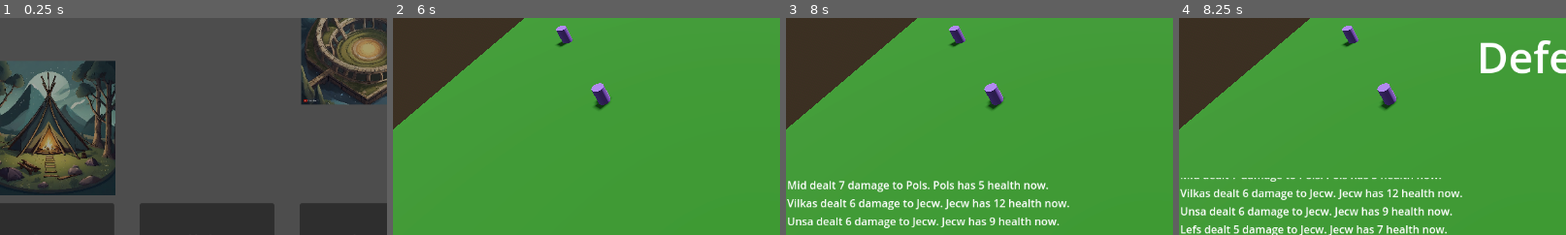
Above: before the commit, frames 1-4 (left to right).
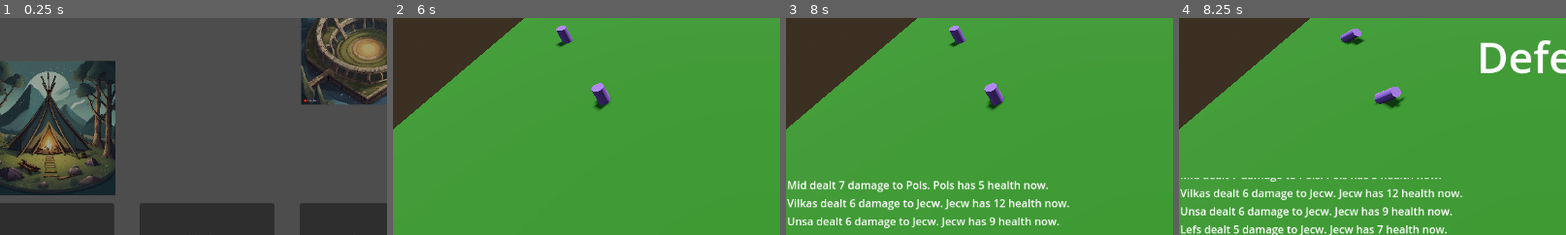
Above: after the commit, the same moments.

Repository: ualisars/ManagementPrototype
Game: Godot game, scene res://Interface/player_interface.tscn
Two runs of this game, one before a commit and one after it. Both use one fixed random seed, a clock stepped at 60 frames per second and the inputs below.
Inputs (mouse positions are % of the whole screen's width and height, from its top left):
- Up to frame 1 (0.25 s): no input
- Up to frame 2 (6 s): click "Camp" at 0.5 s; move the mouse to (72, 45) at 1.27 s; press the mouse at (72, 45) at 1.28 s; tap Enter at 2 s; move the mouse to (30, 55) at 2.02 s; release the mouse at (30, 55) at 2.03 s; click (30, 55) at 2.1 s; click "Back" at 2.75 s; click "Market" at 3.5 s; click "Arena" at 4.25 s; move the mouse to (60, 28) at 5.02 s; press the mouse at (60, 28) at 5.03 s; tap Space at 5.75 s; move the mouse to (45, 70) at 5.77 s; release the mouse at (45, 70) at 5.78 s; click (45, 70) at 5.85 s
- Up to frame 3 (8 s): tap Enter at 6.5 s; move the mouse to (80, 65) at 6.52 s; press the mouse at (80, 65) at 6.53 s; tap Space at 7.25 s; move the mouse to (20, 35) at 7.27 s; release the mouse at (20, 35) at 7.28 s; click (20, 35) at 7.35 s
- Up to frame 4 (8.25 s): tap Enter at 8 s; move the mouse to (55, 50) at 8.02 s; press the mouse at (55, 50) at 8.03 s
The pictures show only the part of the screen within x 3-53%, y 41-91%; the shares and areas given below are measured in that part.

Frames 1-3 are identical in both runs. In frame 4, 0.9% of the frame differs, in the area x 41-59%, y 3-43%.

Commit message:
add disable unit

Diff:
--- a/Characters/character.gd
+++ b/Characters/character.gd
@@ -5,6 +5,7 @@
 var health: int
 var character_name: String
 var is_player_controlled: bool
+var id: int
 
 var player_color: String = "5e4086"
 var enemy_color: String = "fc4086"
@@ -17,8 +18,11 @@
 	health = characteristics.health
 	character_name = characteristics.character_name
 	is_player_controlled = player_controlled
+	id = characteristics.id
 
 func _ready() -> void:
+	Messenger.UNIT_ATTACKED.connect(on_unit_attacked)
+
 	var material: StandardMaterial3D = StandardMaterial3D.new()
 
 	if is_player_controlled:
@@ -27,3 +31,10 @@
 		material.albedo_color = enemy_color
 
 	body.material_override = material
+
+func on_unit_attacked(attack_unit: Node, defend_unit: Node) -> void:
+	if defend_unit.id == id and defend_unit.health <= 0:
+		disable_unit()
+
+func disable_unit() -> void:
+	body.rotate_z(90.0)
